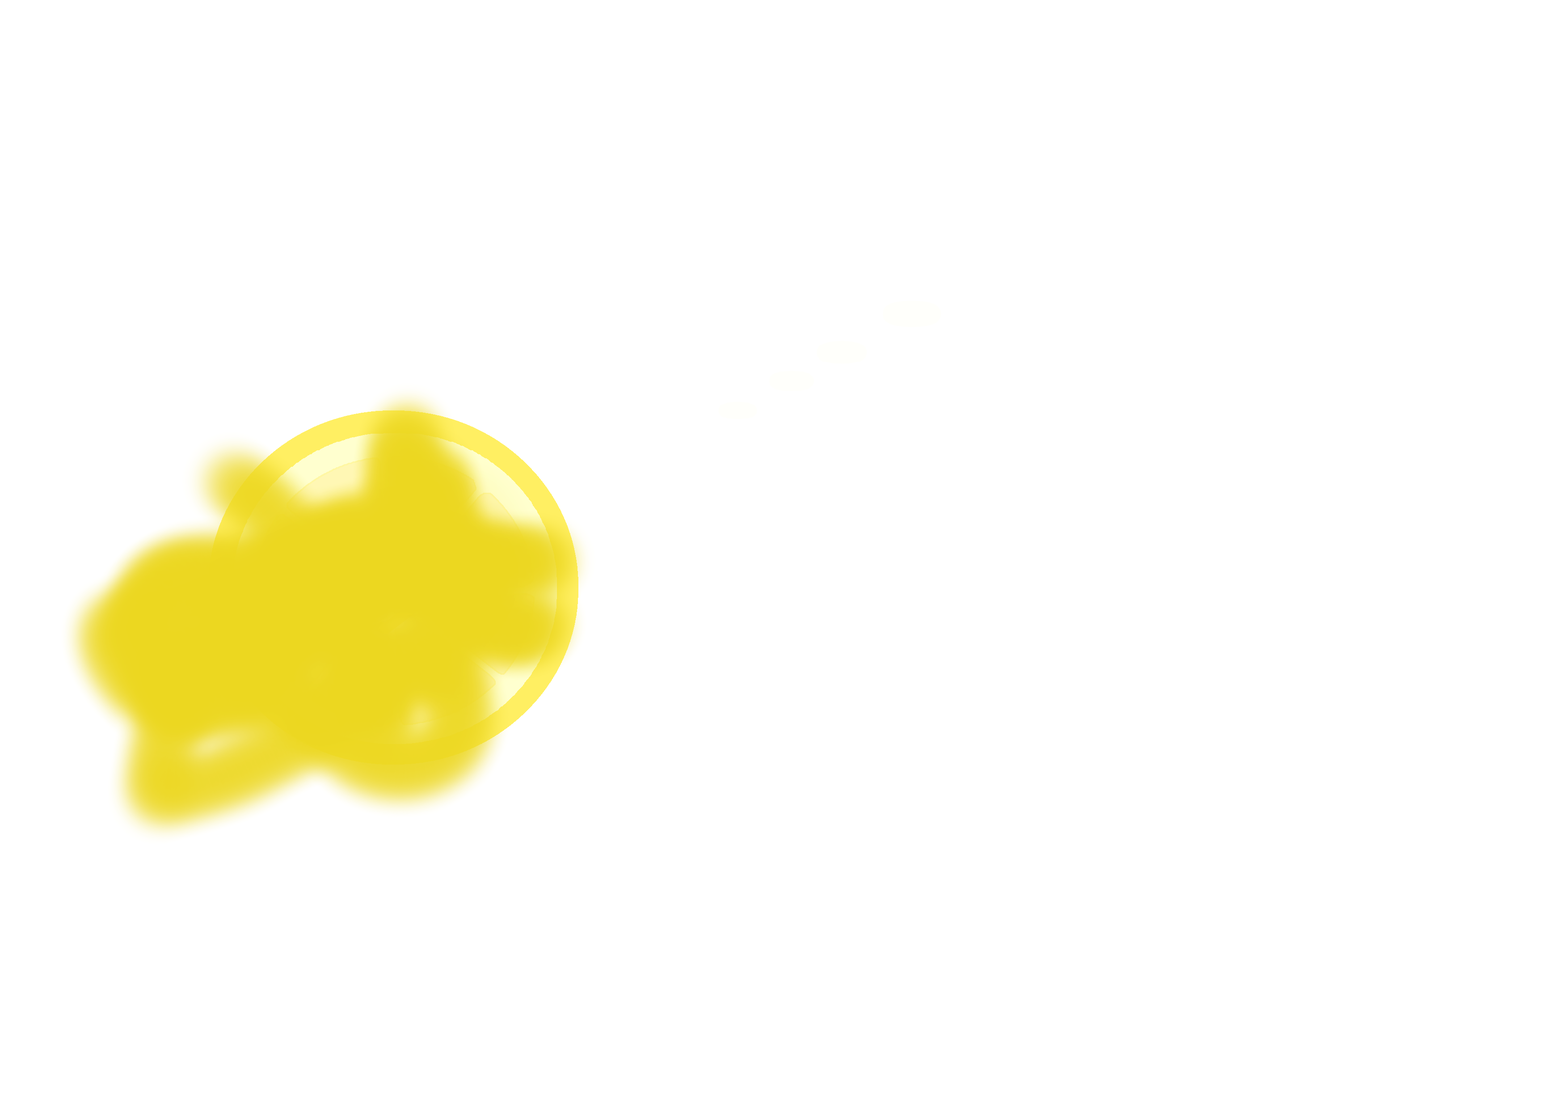
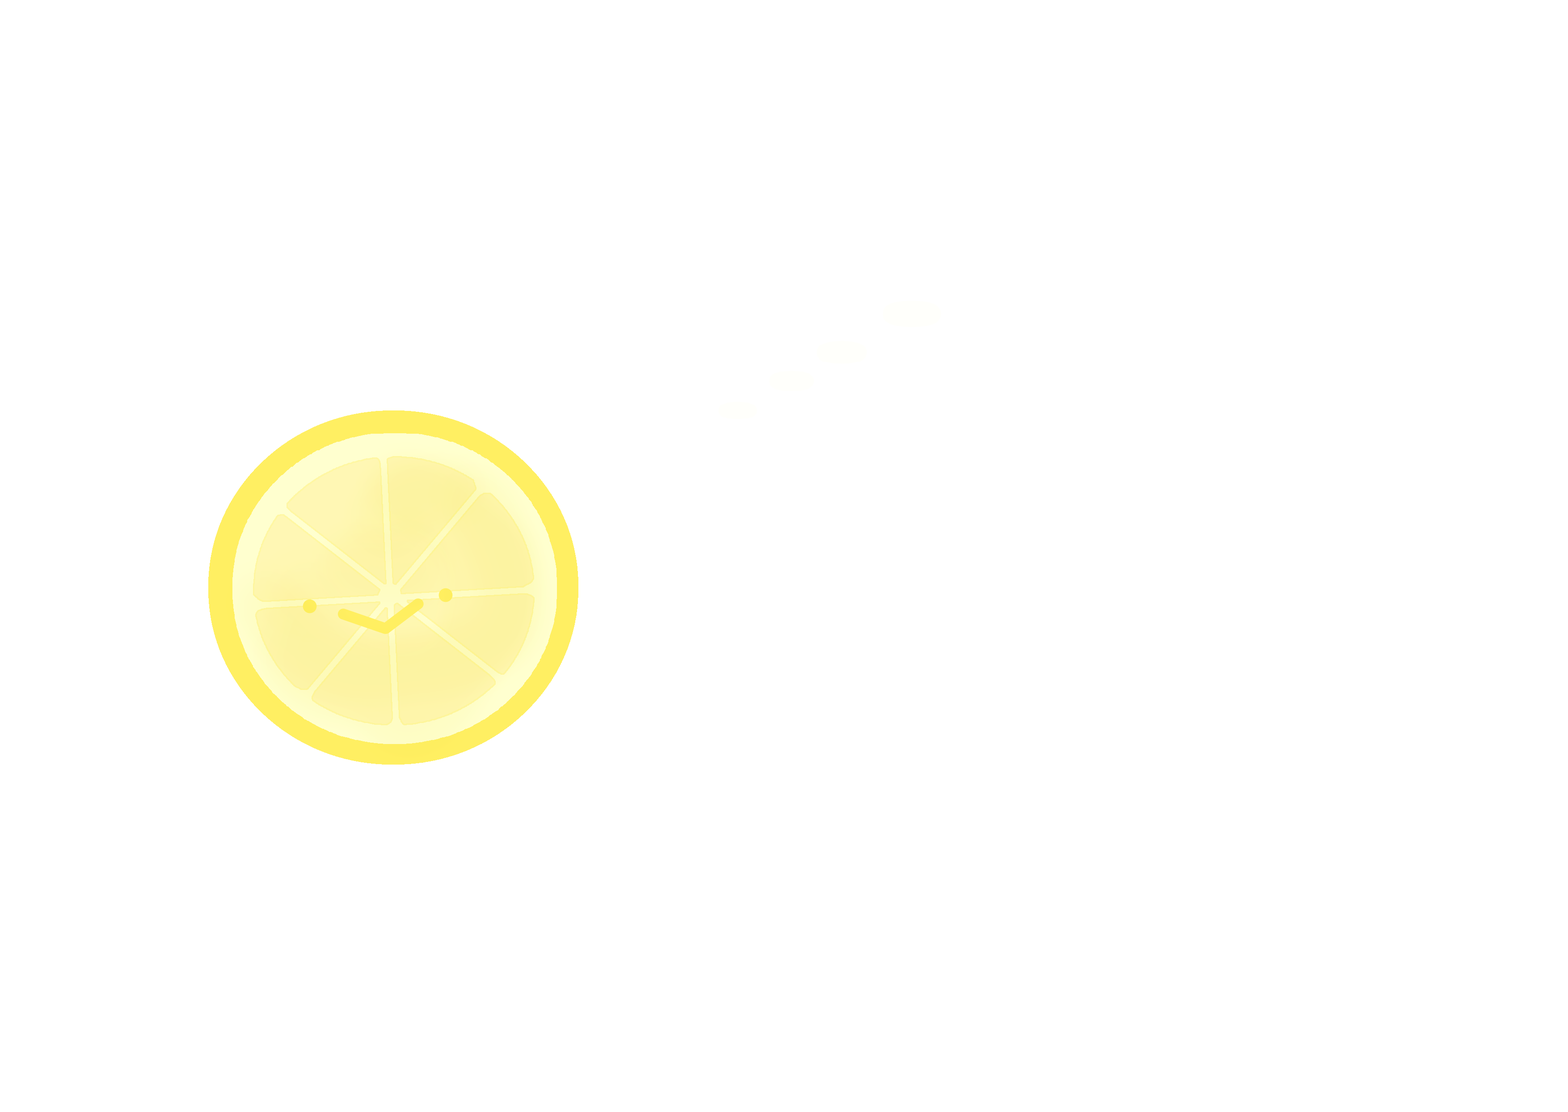
Layer changes from the first (1568, 1112) image to the second:
painted on "Paint Layer 1" over [left=62, top=385, right=594, bottom=843]